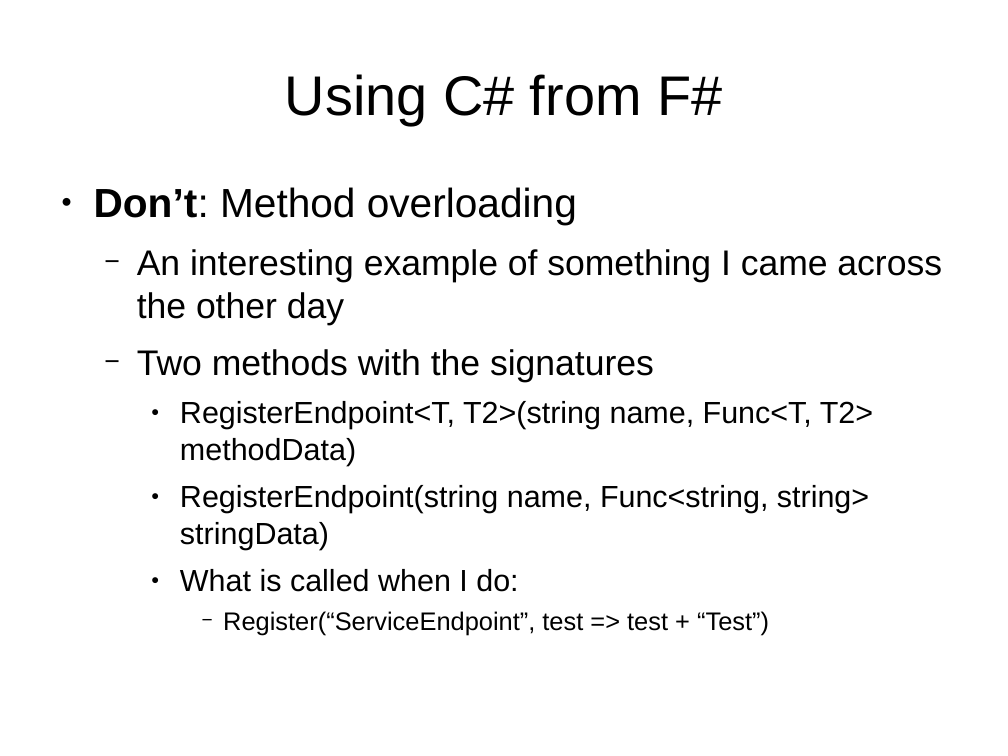
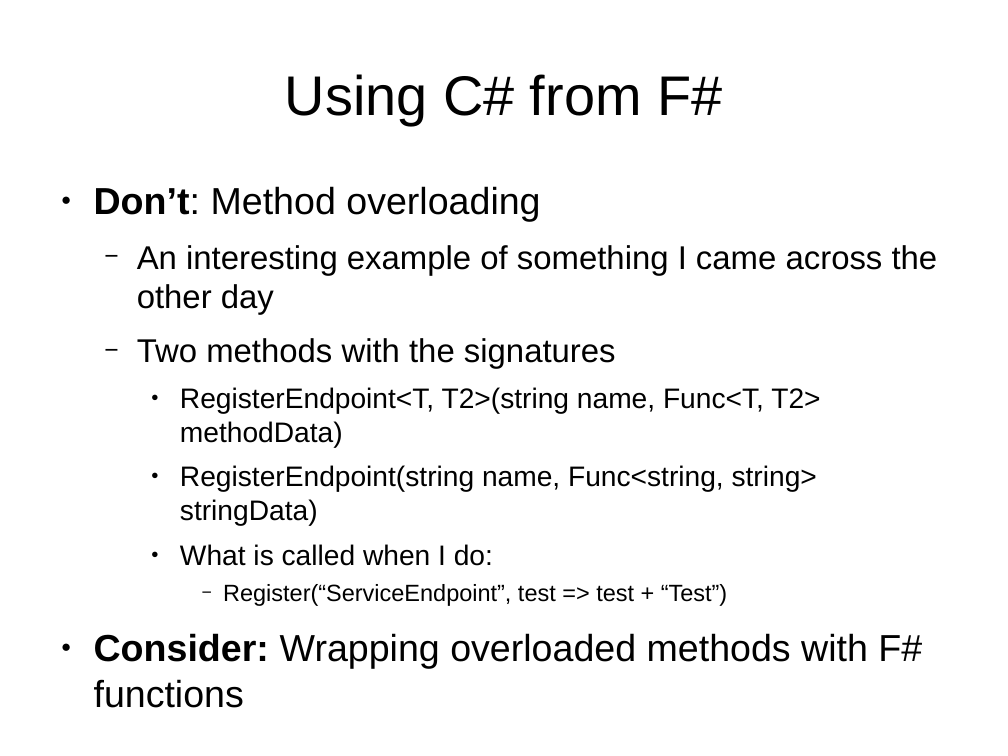
Before and after one commit to mvkara/InteropPresentation, a slide deck: slide 8 of slides/InteroperabilityPresentation.odp. Drawn at 1008x756 pixels with LibreOffice and Linux fonts; fonts in the diff are those of the drawing. Boxes give left, top, right and bottom in pixels: in the first picture for what was removed or moved away, otherwise in the second. Text is boxed around its words. In the diff, an @@ line names an element or a change of style, - is before the commit and + after.

Commit message:
slide update and overloading example

```diff
--- a/slides/InteroperabilityPresentation.odp
+++ b/slides/InteroperabilityPresentation.odp
@@ text at (94,186,938,606): size 32 to 29.6 pt in "Don’t: Method overloading"; size 28 to 25.9 pt in "An interesting example of something I came ...", "Two methods with the signatures"; size 24 to 22.2 pt in "RegisterEndpoint<T, T2>(string name, Func<T, T2> methodData)", "RegisterEndpoint(string name, Func<string, string> stringDat ...", "What is called when I do:"; size 20 to 18.5 pt in "Register(“ServiceEndpoint”, test => test + “Test”)" @@
@@ text at (94,633,922,708): paragraph added @@
+● Consider: Wrapping overloaded methods with F# functions
```
Also in this commit, not shown: 5 other slides changed, 11 other files.
